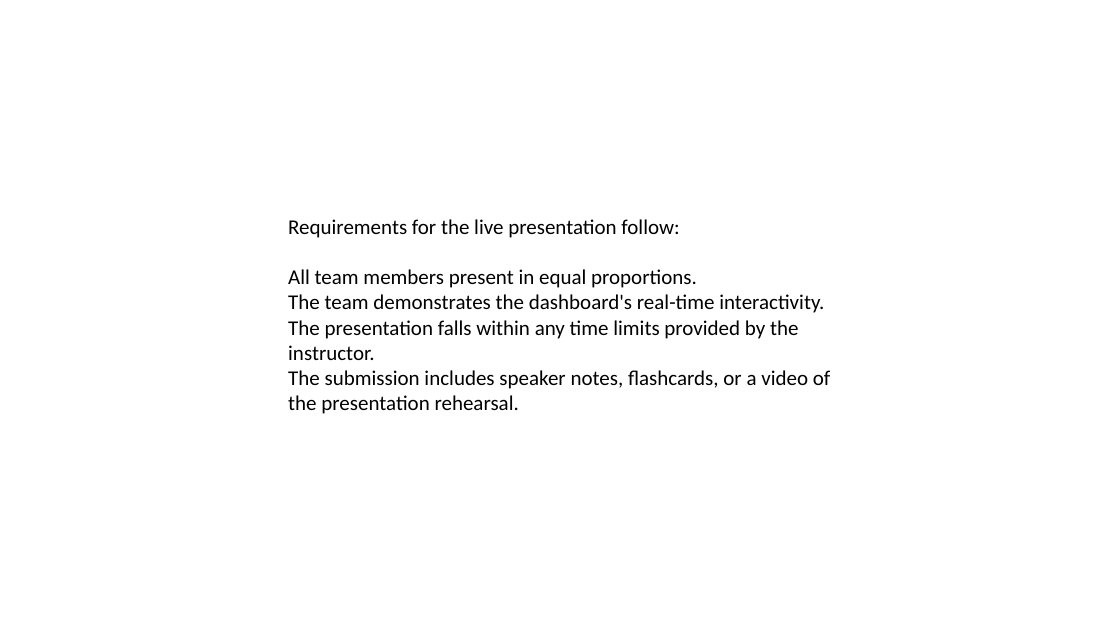
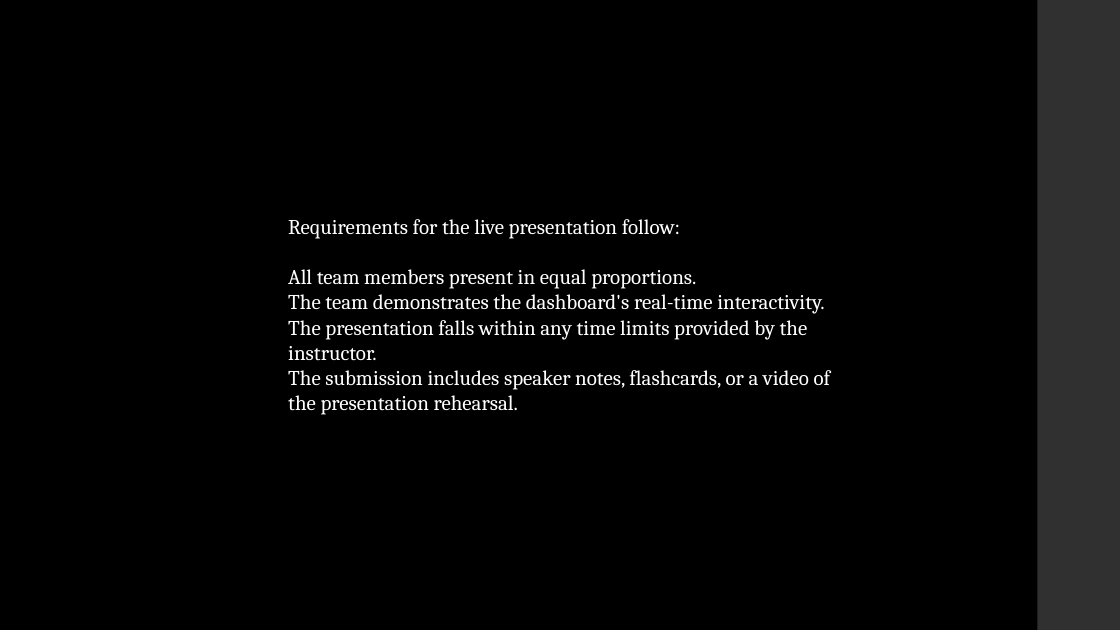
Before and after one commit to teachjanderson/titanic_panic, a slide deck: slide 9 of titanic_panic.pptx (slide 3 before the commit). Drawn at 1120x630 pixels with LibreOffice and Linux fonts; fonts in the diff are those of the drawing. Boxes give left, top, right and bottom in pixels: in the first picture for what was removed or moved away, otherwise in the second. Text is boxed around its words. In the diff, an @@ line names an element or a change of style, - is before the commit and + after.

```diff
--- a/titanic_panic.pptx
+++ b/titanic_panic.pptx
@@ background #FFFFFF to #000000 @@
@@ rectangle added at [1038, 0, 1120, 630], fill #303030 @@
@@ text "Requirements for the live presentation ..." at [288, 219, 831, 415]: font Calibri to Cambria, text colour #000000 to #FFFFFF @@
```
Also in this commit, not shown: 2 other slides changed, 6 slides added, 1 other file.
